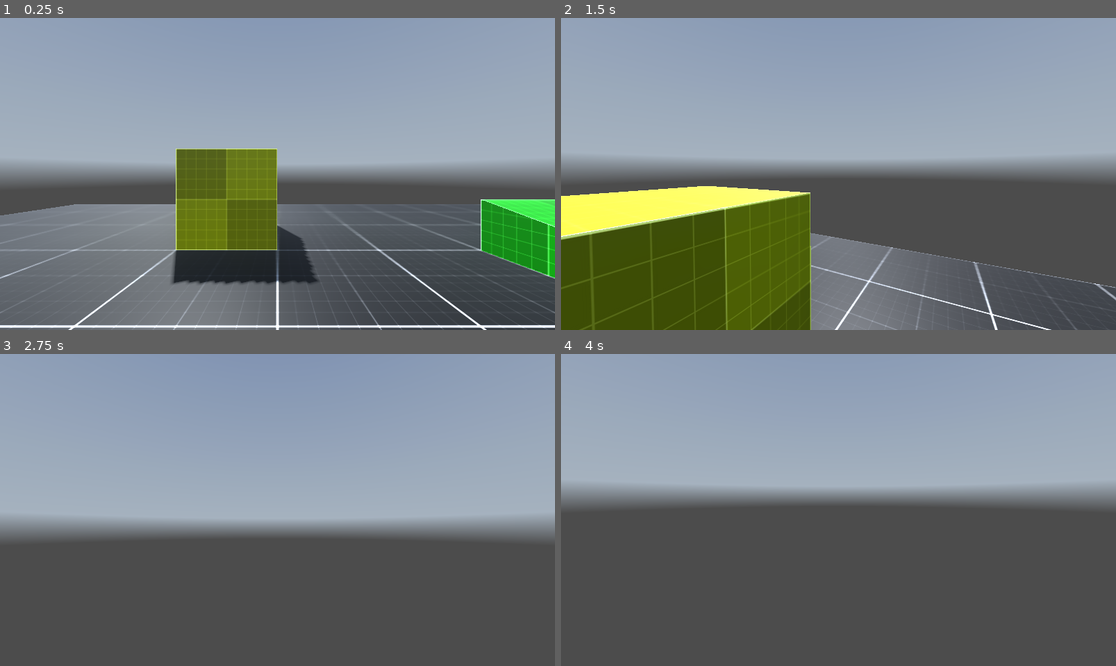
Above: before the commit, frames 1-4 (two rows, left to right).
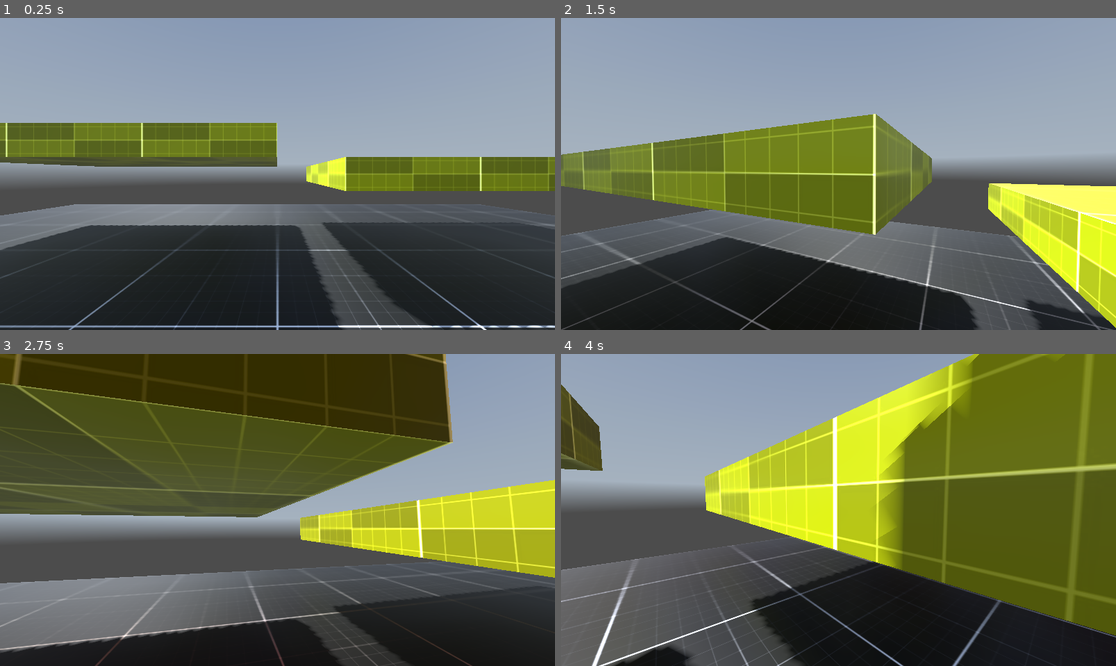
Above: after the commit, the same moments.

Repository: lethalgem/godot-fps-project
Game: Godot game, scene res://levels/level_002.tscn
The game is run twice, just before and just after one commit, with the same random seed, the same clock (stepped at 60 frames per second) and the same inputs. Before the commit the project starts from res://levels/level_001.tscn. A sky picture missing from this copy of the repository is replaced by a grey-blue gradient.
Inputs (mouse positions are in pixels of both pictures, inside the frame that each line leads up to):
- Up to frame 1 (0.25 s): no input
- Up to frame 2 (1.5 s): tap Enter at 0.5 s; move the mouse to (866, 174) at 0.52 s; hold Ctrl (crouch, bound only after the commit) 0.53-1.28 s; hold W (move_forward) from 0.53 s (still down); tap Space (jump) at 0.77, 0.8, 1.07, 1.35 s; move the mouse to (810, 174) at 1.27 s
- Up to frame 3 (2.75 s): keep holding W (move_forward); tap Space (jump) at 1.52, 1.82, 2.3 s; tap Ctrl (crouch, bound only after the commit) at 1.55 s; move the mouse to (288, 503) at 2.02 s; hold Ctrl (crouch, bound only after the commit) from 2.03 s (still down)
- Up to frame 4 (4 s): keep holding W (move_forward); move the mouse to (832, 516) at 2.77 s; release Ctrl (crouch, bound only after the commit) at 2.78 s; tap Ctrl (crouch, bound only after the commit) at 2.85 s; tap Space (jump) at 3.02, 3.32, 3.5, 3.6, 3.77 s; move the mouse to (877, 513) at 3.52 s

The runs differ from the first frame. In frame 1, 43% of the frame differs, in the area x 0-100%, y 33-100%; in frame 2, 48%; in frame 3, 70%, in the area x 0-100%, y 0-100%; in frame 4, 61%.

Commit message:
add crouching

Diff:
--- a/controllers/my_fps_controller.gd
+++ b/controllers/my_fps_controller.gd
@@ -1,19 +1,26 @@
 extends CharacterBody3D
 
-const SPEED = 5.0
-const JUMP_VELOCITY = 4.5
-
+@export var SPEED_DEFAULT: float = 5.0
+@export var SPEED_CROUCH: float = 2.0
+@export var TOGGLE_CROUCH: bool = true
+@export var JUMP_VELOCITY = 4.5
+@export_range(5, 10, 0.1) var CROUCH_SPEED: float = 7.0
 @export var MOUSE_SENSITIVITY: float = 0.5
 @export var TILT_LOWER_LIMIT := deg_to_rad(-90.0)
 @export var TILT_UPPER_LIMIT := deg_to_rad(90.0)
 @export var CAMERA_CONTROLLER: Camera3D
+@export var ANIMATIONPLAYER: AnimationPlayer
+@export var CROUCH_SHAPECAST: Node3D
 
+var _speed: float
 var _mouse_input: bool = false
 var _mouse_rotation: Vector3
 var _rotation_input: float
 var _tilt_input: float
 var _player_rotation: Vector3
 var _camera_rotation: Vector3
+
+var _is_crouching: bool = false
 
 # Get the gravity from the project settings to be synced with RigidBody nodes.
 var gravity = ProjectSettings.get_setting("physics/3d/default_gravity")
@@ -22,10 +29,29 @@
 func _input(event):
 	if event.is_action_pressed("exit"):
 		get_tree().quit()
+	if event.is_action_pressed("crouch") and is_on_floor():
+		toggle_crouch()
+	if (
+		event.is_action_pressed("crouch")
+		and _is_crouching == false
+		and is_on_floor()
+		and TOGGLE_CROUCH == false
+	):  # Hold to Crouch
+		crouching(true)
+	if event.is_action_released("crouch") and TOGGLE_CROUCH == false:  # Release to Uncrouch
+		if CROUCH_SHAPECAST.is_colliding() == false:
+			crouching(false)
+		elif CROUCH_SHAPECAST.is_colliding() == true:
+			uncrouch_check()
 
 
 func _ready():
 	Input.mouse_mode = Input.MOUSE_MODE_CAPTURED
+
+	_speed = SPEED_DEFAULT
+
+	# add crouch check shapecast collision exception for CharacterBody3D node
+	CROUCH_SHAPECAST.add_exception($".")
 
 
 func _unhandled_input(event):
@@ -64,7 +90,7 @@
 	_update_camera(delta)
 
 	# Handle jump.
-	if Input.is_action_just_pressed("jump") and is_on_floor():
+	if Input.is_action_just_pressed("jump") and is_on_floor() and _is_crouching == false:
 		velocity.y = JUMP_VELOCITY
 
 	# Get the input direction and handle the movement/deceleration.
@@ -72,10 +98,47 @@
 	var input_dir = Input.get_vector("move_left", "move_right", "move_forward", "move_backward")
 	var direction = (transform.basis * Vector3(input_dir.x, 0, input_dir.y)).normalized()
 	if direction:
-		velocity.x = direction.x * SPEED
-		velocity.z = direction.z * SPEED
+		velocity.x = direction.x * _speed
+		velocity.z = direction.z * _speed
 	else:
-		velocity.x = move_toward(velocity.x, 0, SPEED)
-		velocity.z = move_toward(velocity.z, 0, SPEED)
+		velocity.x = move_toward(velocity.x, 0, _speed)
+		velocity.z = move_toward(velocity.z, 0, _speed)
 
 	move_and_slide()
+
+
+func toggle_crouch():
+	if _is_crouching == true and CROUCH_SHAPECAST.is_colliding() == false:
+		crouching(false)
+	elif _is_crouching == false:
+		crouching(true)
+
+
+func uncrouch_check():
+	if CROUCH_SHAPECAST.is_colliding() == false:
+		crouching(false)
+	if CROUCH_SHAPECAST.is_colliding() == true:
+		await get_tree().create_timer(0.1).timeout
+		uncrouch_check()
+
+
+func crouching(state: bool):
+	match state:
+		true:
+			ANIMATIONPLAYER.play("Crouch", 0, CROUCH_SPEED)
+			set_movement_speed("crouching")
+		false:
+			ANIMATIONPLAYER.play("Crouch", 0, -CROUCH_SPEED, true)
+			set_movement_speed("default")
+
+
+func _on_animation_player_animation_started(anim_name):
+	_is_crouching = !_is_crouching
+
+
+func set_movement_speed(state: String):
+	match state:
+		"default":
+			_speed = SPEED_DEFAULT
+		"crouching":
+			_speed = SPEED_CROUCH
--- a/controllers/my_fps_controller.tscn
+++ b/controllers/my_fps_controller.tscn
@@ -8,10 +8,99 @@
 [sub_resource type="CapsuleMesh" id="CapsuleMesh_hd43c"]
 material = ExtResource("1_31uqo")
 
-[node name="CharacterBody3D" type="CharacterBody3D" node_paths=PackedStringArray("CAMERA_CONTROLLER")]
+[sub_resource type="Animation" id="Animation_ymvr6"]
+resource_name = "Crouch"
+tracks/0/type = "value"
+tracks/0/imported = false
+tracks/0/enabled = true
+tracks/0/path = NodePath("CollisionShape3D:shape:height")
+tracks/0/interp = 2
+tracks/0/loop_wrap = true
+tracks/0/keys = {
+"times": PackedFloat32Array(0, 1),
+"transitions": PackedFloat32Array(1, 1),
+"update": 0,
+"values": [2.0, 1.5]
+}
+tracks/1/type = "value"
+tracks/1/imported = false
+tracks/1/enabled = true
+tracks/1/path = NodePath("CollisionShape3D:position")
+tracks/1/interp = 2
+tracks/1/loop_wrap = true
+tracks/1/keys = {
+"times": PackedFloat32Array(0, 1),
+"transitions": PackedFloat32Array(1, 1),
+"update": 0,
+"values": [Vector3(2.08165e-12, 1, 2.08165e-12), Vector3(2.08165e-12, 0.75, 2.08165e-12)]
+}
+tracks/2/type = "value"
+tracks/2/imported = false
+tracks/2/enabled = true
+tracks/2/path = NodePath("CameraController:position")
+tracks/2/interp = 2
+tracks/2/loop_wrap = true
+tracks/2/keys = {
+"times": PackedFloat32Array(0, 1),
+"transitions": PackedFloat32Array(1, 1),
+"update": 0,
+"values": [Vector3(2.08165e-12, 1.5, 2.08165e-12), Vector3(2.08165e-12, 1, 2.08165e-12)]
+}
+
+[sub_resource type="Animation" id="Animation_popsw"]
+length = 0.001
+tracks/0/type = "value"
+tracks/0/imported = false
+tracks/0/enabled = true
+tracks/0/path = NodePath("CollisionShape3D:shape:height")
+tracks/0/interp = 1
+tracks/0/loop_wrap = true
+tracks/0/keys = {
+"times": PackedFloat32Array(0),
+"transitions": PackedFloat32Array(1),
+"update": 0,
+"values": [2.0]
+}
+tracks/1/type = "value"
+tracks/1/imported = false
+tracks/1/enabled = true
+tracks/1/path = NodePath("CollisionShape3D:position")
+tracks/1/interp = 1
+tracks/1/loop_wrap = true
+tracks/1/keys = {
+"times": PackedFloat32Array(0),
+"transitions": PackedFloat32Array(1),
+"update": 0,
+"values": [Vector3(2.08165e-12, 1, 2.08165e-12)]
+}
+tracks/2/type = "value"
+tracks/2/imported = false
+tracks/2/enabled = true
+tracks/2/path = NodePath("CameraController:position")
+tracks/2/interp = 1
+tracks/2/loop_wrap = true
+tracks/2/keys = {
+"times": PackedFloat32Array(0),
+"transitions": PackedFloat32Array(1),
+"update": 0,
+"values": [Vector3(2.08165e-12, 1.5, 2.08165e-12)]
+}
+
+[sub_resource type="AnimationLibrary" id="AnimationLibrary_x3xtd"]
+_data = {
+"Crouch": SubResource("Animation_ymvr6"),
+"RESET": SubResource("Animation_popsw")
+}
+
+[sub_resource type="SphereShape3D" id="SphereShape3D_ib66s"]
+
+[node name="CharacterBody3D" type="CharacterBody3D" node_paths=PackedStringArray("CAMERA_CONTROLLER", "ANIMATIONPLAYER", "CROUCH_SHAPECAST")]
 transform = Transform3D(1, 0, 0, 0, 1, 0, 0, 0, 1, 2.08165e-12, 2.08165e-12, 2.08165e-12)
 script = ExtResource("1_iam7r")
+TOGGLE_CROUCH = false
 CAMERA_CONTROLLER = NodePath("CameraController/Camera3D")
+ANIMATIONPLAYER = NodePath("AnimationPlayer")
+CROUCH_SHAPECAST = NodePath("ShapeCast3D")
 
 [node name="CollisionShape3D" type="CollisionShape3D" parent="."]
 transform = Transform3D(1, 0, 0, 0, 1, 0, 0, 0, 1, 2.08165e-12, 1, 2.08165e-12)
@@ -29,3 +118,16 @@
 [node name="ReflectionProbe" type="ReflectionProbe" parent="CameraController/Camera3D"]
 transform = Transform3D(1, 0, 0, 0, 1, 0, 0, 0, 1, -2.08165e-12, -1.5, -2.08165e-12)
 update_mode = 1
+
+[node name="AnimationPlayer" type="AnimationPlayer" parent="."]
+libraries = {
+"": SubResource("AnimationLibrary_x3xtd")
+}
+
+[node name="ShapeCast3D" type="ShapeCast3D" parent="."]
+transform = Transform3D(1, 0, 0, 0, 1, 0, 0, 0, 1, 2.08165e-12, 1.5, 2.08165e-12)
+shape = SubResource("SphereShape3D_ib66s")
+target_position = Vector3(2.08165e-12, 0.5, 2.08165e-12)
+debug_shape_custom_color = Color(0, 0.894118, 0, 1)
+
+[connection signal="animation_started" from="AnimationPlayer" to="." method="_on_animation_player_animation_started"]
--- a/levels/level_001.tscn
+++ b/levels/level_002.tscn
@@ -84,44 +84,22 @@
 shader_parameter/uv1_offset = Vector3(0.5, 0.5, 0.5)
 shader_parameter/uv2_scale = Vector3(1, 1, 1)
 shader_parameter/uv2_offset = Vector3(0, 0, 0)
-shader_parameter/texture_albedo = ExtResource("3_yfwkt")
-shader_parameter/texture_roughness = ExtResource("3_yfwkt")
+shader_parameter/texture_albedo = ExtResource("3_6j45w")
+shader_parameter/texture_roughness = ExtResource("3_6j45w")
 
 [sub_resource type="BoxMesh" id="BoxMesh_xc4gq"]
 material = SubResource("ShaderMaterial_0racc")
-size = Vector3(2, 2, 2)
+size = Vector3(6, 0.5, 4)
 
-[sub_resource type="ConcavePolygonShape3D" id="ConcavePolygonShape3D_vp4dy"]
-data = PackedVector3Array(-1, 1, 1, 1, 1, 1, -1, -1, 1, 1, 1, 1, 1, -1, 1, -1, -1, 1, 1, 1, -1, -1, 1, -1, 1, -1, -1, -1, 1, -1, -1, -1, -1, 1, -1, -1, 1, 1, 1, 1, 1, -1, 1, -1, 1, 1, 1, -1, 1, -1, -1, 1, -1, 1, -1, 1, -1, -1, 1, 1, -1, -1, -1, -1, 1, 1, -1, -1, 1, -1, -1, -1, 1, 1, 1, -1, 1, 1, 1, 1, -1, -1, 1, 1, -1, 1, -1, 1, 1, -1, -1, -1, 1, 1, -1, 1, -1, -1, -1, 1, -1, 1, 1, -1, -1, -1, -1, -1)
+[sub_resource type="BoxShape3D" id="BoxShape3D_ti48k"]
+size = Vector3(6, 0.5, 4)
 
-[sub_resource type="ShaderMaterial" id="ShaderMaterial_62u37"]
-render_priority = 0
-shader = SubResource("Shader_cwof1")
-shader_parameter/albedo = Color(0, 0.67451, 0, 1)
-shader_parameter/point_size = 1.0
-shader_parameter/roughness = 0.5
-shader_parameter/metallic_texture_channel = null
-shader_parameter/specular = 0.5
-shader_parameter/metallic = 0.0
-shader_parameter/uv1_blend_sharpness = 1.0
-shader_parameter/uv1_scale = Vector3(0.5, 0.5, 0.5)
-shader_parameter/uv1_offset = Vector3(1, 0.5, 0.5)
-shader_parameter/uv2_scale = Vector3(1, 1, 1)
-shader_parameter/uv2_offset = Vector3(0, 0, 0)
-shader_parameter/texture_albedo = ExtResource("3_yfwkt")
-shader_parameter/texture_roughness = ExtResource("3_yfwkt")
-
-[sub_resource type="PrismMesh" id="PrismMesh_rutao"]
-material = SubResource("ShaderMaterial_62u37")
-left_to_right = 0.0
-size = Vector3(8, 2, 2)
-
-[sub_resource type="ConcavePolygonShape3D" id="ConcavePolygonShape3D_j6kcl"]
-data = PackedVector3Array(-4, 1, 1, 4, -1, 1, -4, -1, 1, -4, 1, -1, -4, -1, -1, 4, -1, -1, -4, 1, 1, -4, 1, -1, 4, -1, 1, -4, 1, -1, 4, -1, -1, 4, -1, 1, -4, 1, -1, -4, 1, 1, -4, -1, -1, -4, 1, 1, -4, -1, 1, -4, -1, -1, -4, -1, 1, 4, -1, 1, -4, -1, -1, 4, -1, 1, 4, -1, -1, -4, -1, -1)
+[sub_resource type="BoxShape3D" id="BoxShape3D_ct6xx"]
+size = Vector3(6, 0.5, 4)
 
 [node name="Node3D" type="Node3D"]
 
-[node name="WorldEnvironment" parent="." instance=ExtResource("1_db21n")]
+[node name="WorldEnvironment" parent="." instance=ExtResource("1_hh0rq")]
 
 [node name="Floor" type="MeshInstance3D" parent="."]
 transform = Transform3D(1, 0, 0, 0, 1, 0, 0, 0, 1, 0, -0.25, 0)
@@ -132,23 +110,22 @@
 [node name="CollisionShape3D" type="CollisionShape3D" parent="Floor/StaticBody3D"]
 shape = SubResource("ConcavePolygonShape3D_oahyi")
 
-[node name="Box" type="MeshInstance3D" parent="."]
-transform = Transform3D(1, 0, 0, 0, 1, 0, 0, 0, 1, -1, 1, -5)
+[node name="High Platform" type="MeshInstance3D" parent="."]
+transform = Transform3D(1, 0, 0, 0, 1, 0, 0, 0, 1, -3, 2, -5)
 mesh = SubResource("BoxMesh_xc4gq")
 
-[node name="StaticBody3D" type="StaticBody3D" parent="Box"]
+[node name="StaticBody3D" type="StaticBody3D" parent="High Platform"]
 
-[node name="CollisionShape3D" type="CollisionShape3D" parent="Box/StaticBody3D"]
-shape = SubResource("ConcavePolygonShape3D_vp4dy")
+[node name="CollisionShape3D" type="CollisionShape3D" parent="High Platform/StaticBody3D"]
+shape = SubResource("BoxShape3D_ti48k")
 
-[node name="Ramp" type="MeshInstance3D" parent="."]
-transform = Transform3D(-4.37114e-08, 0, -1, 0, 1, 0, 1, 0, -4.37114e-08, 5, 0, 0)
-mesh = SubResource("PrismMesh_rutao")
-skeleton = NodePath("../Box")
+[node name="Low Platform" type="MeshInstance3D" parent="."]
+transform = Transform3D(1, 0, 0, 0, 1, 0, 0, 0, 1, 4, 1.5, -5)
+mesh = SubResource("BoxMesh_xc4gq")
 
-[node name="StaticBody3D" type="StaticBody3D" parent="Ramp"]
+[node name="StaticBody3D" type="StaticBody3D" parent="Low Platform"]
 
-[node name="CollisionShape3D" type="CollisionShape3D" parent="Ramp/StaticBody3D"]
-shape = SubResource("ConcavePolygonShape3D_j6kcl")
+[node name="CollisionShape3D" type="CollisionShape3D" parent="Low Platform/StaticBody3D"]
+shape = SubResource("BoxShape3D_ct6xx")
 
-[node name="CharacterBody3D" parent="." instance=ExtResource("4_0vay6")]
+[node name="CharacterBody3D" parent="." instance=ExtResource("4_2pleu")]
--- a/project.godot
+++ b/project.godot
@@ -11,7 +11,7 @@
 [application]
 
 config/name="Music-shooter-game"
-run/main_scene="res://levels/level_001.tscn"
+run/main_scene="res://levels/level_002.tscn"
 config/features=PackedStringArray("4.2", "GL Compatibility")
 config/icon="res://icon.svg"
 
@@ -55,6 +55,11 @@
 "events": [Object(InputEventKey,"resource_local_to_scene":false,"resource_name":"","device":-1,"window_id":0,"alt_press …(182 unchanged characters)…
 ]
 }
+crouch={
+"deadzone": 0.5,
+"events": [Object(InputEventKey,"resource_local_to_scene":false,"resource_name":"","device":-1,"window_id":0,"alt_pressed":false,"shift_pressed":false,"ctrl_pressed":false,"meta_pressed":false,"pressed":false,"keycode":0,"physical_keycode":4194326,"key_label":0,"unicode":0,"echo":false,"script":null)
+]
+}
 
 [rendering]
 
Not shown: 1 places in controllers/my_fps_controller.tscn that only renumber resources
Not shown: 1 places in levels/level_002.tscn that only renumber resources
